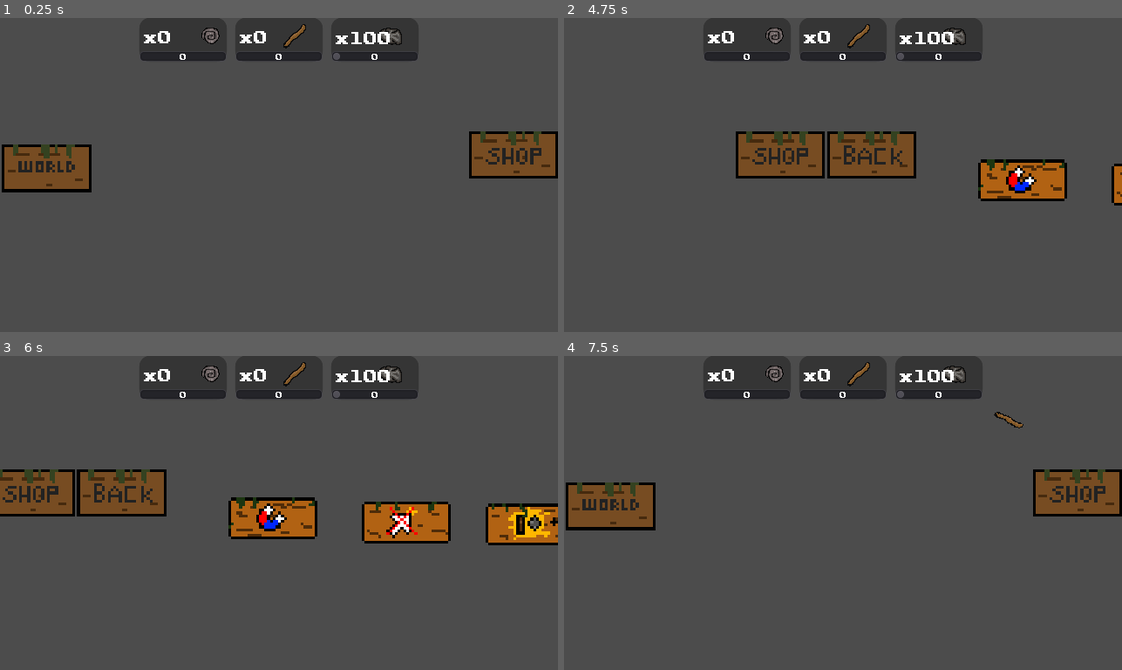
Above: before the commit, frames 1-4 (two rows, left to right).
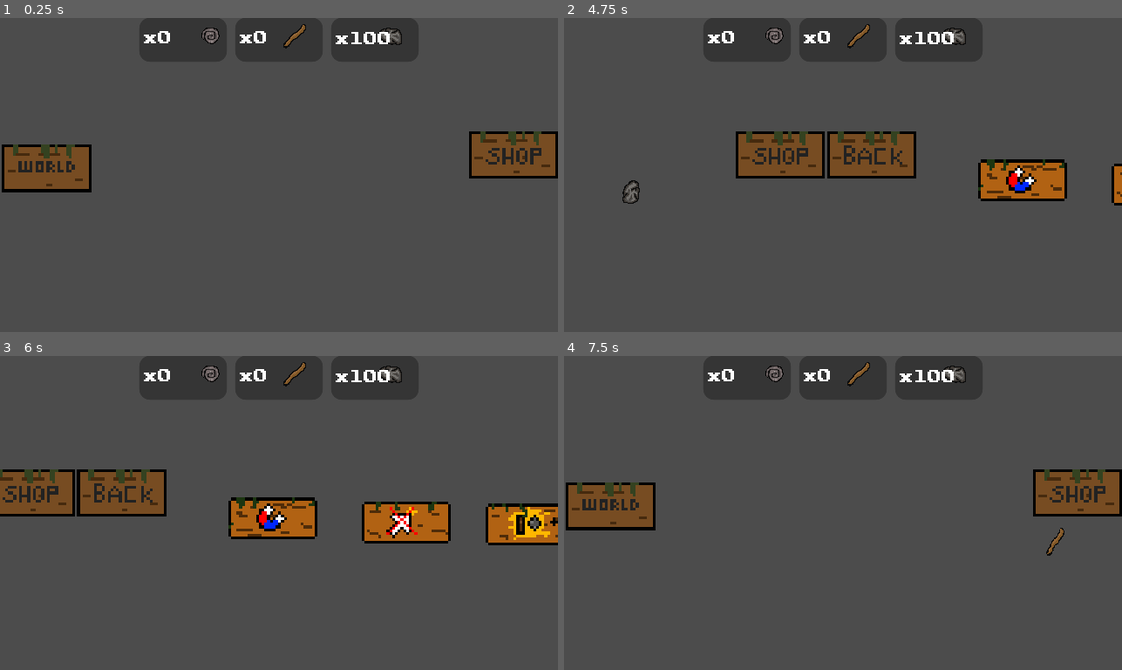
Above: after the commit, the same moments.

Repository: age-of-asparagus/click-godot3
Game: Godot game, scene res://minigames/sticks_and_Stones.tscn
Same seed, same stepped clock (60 frames per second), same inputs: the game is played once before the commit and once after it. This scene is started directly instead of the project's main scene. The engine's default icon, where the game draws it, is replaced by a stand-in: a white triangle on a blue panel in a dark square.
Inputs (mouse positions are in pixels of both pictures, inside the frame that each line leads up to):
- Up to frame 1 (0.25 s): no input
- Up to frame 2 (4.75 s): click (1077, 156) at 0.5 s; move the mouse to (965, 159) at 1.27 s; hold Right (ui_right) 1.28-2 s; tap F (interact) at 1.35 s; click (893, 184) at 2 s; click (1021, 187) at 2.75 s; click (764, 181) at 3.5 s; click (608, 156) at 4.25 s
- Up to frame 3 (6 s): move the mouse to (167, 528) at 5.02 s; hold Down (ui_down) 5.03-5.78 s; tap F (interact) at 5.1 s; move the mouse to (334, 443) at 5.77 s; hold Right (ui_right) from 5.78 s (still down); tap Space (shoot) at 5.85 s
- Up to frame 4 (7.5 s): tap F (interact) at 6.05, 6.6, 7.35 s; move the mouse to (815, 575) at 6.52 s; release Right (ui_right) at 6.53 s; hold Up (ui_up) 6.53-7.28 s; move the mouse to (1010, 560) at 7.27 s; hold Left (ui_left) from 7.28 s (still down)

The runs differ from the first frame. In frame 1, less than 0.1% of the frame differs, in the area x 25-75%, y 11-14%; in frame 2, 0.2%; in frame 3, less than 0.1%; in frame 4, 0.3%, in the area x 25-90%, y 11-64%.

Commit message:
select amount of materials
made it so only shows up in the upgrade page

Diff:
--- a/minigames/sticks_and_Stones.gd
+++ b/minigames/sticks_and_Stones.gd
@@ -8,9 +8,16 @@
 var rng = RandomNumberGenerator.new()
 
 func _ready():
+	get_node("CanvasLayer/fossil_panel/sell_amount").visible = false
+	get_node("CanvasLayer/fossil_panel/fossil_sell_amount").visible = false
+	get_node("CanvasLayer/stick_panel/sell_amount").visible = false
+	get_node("CanvasLayer/stick_panel/stick_sell_amount").visible = false
+	get_node("CanvasLayer/stone_panel/sell_amount").visible = false
+	get_node("CanvasLayer/stone_panel/stone_sell_amount").visible = false
 	rng.randomize()
 
 func _physics_process(delta):
+
 	get_node("CanvasLayer/stone_panel/sell_amount").max_value = Global.stones
 	get_node("CanvasLayer/stone_panel/stone_sell_amount").text = String(get_node("CanvasLayer/stone_panel/sell_amount").value)
 
@@ -31,7 +38,7 @@
 
 
 func _on_fossil_spawn_timer_timeout():
-	if rng.randi_range(0,100) <= 1:
+	if rng.randf_range(0,100) <= 0.5:
 		var fossil = Fossil.instance()
 		add_child(fossil)
 		fossil.rect_global_position = Vector2(rng.randi_range(100,560), rng.randi_range(50,350))
--- a/minigames/sticks_and_Stones.tscn
+++ b/minigames/sticks_and_Stones.tscn
@@ -31,6 +31,78 @@
 "update": 0,
 "values": [ Vector2( 320, 180 ), Vector2( 960, 180 ) ]
 }
+tracks/1/type = "value"
+tracks/1/path = NodePath("CanvasLayer/stone_panel/sell_amount:visible")
+tracks/1/interp = 1
+tracks/1/loop_wrap = true
+tracks/1/imported = false
+tracks/1/enabled = true
+tracks/1/keys = {
+"times": PoolRealArray( 1 ),
+"transitions": PoolRealArray( 1 ),
+"update": 1,
+"values": [ true ]
+}
+tracks/2/type = "value"
+tracks/2/path = NodePath("CanvasLayer/stone_panel/stone_sell_amount:visible")
+tracks/2/interp = 1
+tracks/2/loop_wrap = true
+tracks/2/imported = false
+tracks/2/enabled = true
+tracks/2/keys = {
+"times": PoolRealArray( 1 ),
+"transitions": PoolRealArray( 1 ),
+"update": 1,
+"values": [ true ]
+}
+tracks/3/type = "value"
+tracks/3/path = NodePath("CanvasLayer/fossil_panel/sell_amount:visible")
+tracks/3/interp = 1
+tracks/3/loop_wrap = true
+tracks/3/imported = false
+tracks/3/enabled = true
+tracks/3/keys = {
+"times": PoolRealArray( 1 ),
+"transitions": PoolRealArray( 1 ),
+"update": 1,
+"values": [ true ]
+}
+tracks/4/type = "value"
+tracks/4/path = NodePath("CanvasLayer/fossil_panel/fossil_sell_amount:visible")
+tracks/4/interp = 1
+tracks/4/loop_wrap = true
+tracks/4/imported = false
+tracks/4/enabled = true
+tracks/4/keys = {
+"times": PoolRealArray( 1 ),
+"transitions": PoolRealArray( 1 ),
+"update": 1,
+"values": [ true ]
+}
+tracks/5/type = "value"
+tracks/5/path = NodePath("CanvasLayer/stick_panel/sell_amount:visible")
+tracks/5/interp = 1
+tracks/5/loop_wrap = true
+tracks/5/imported = false
+tracks/5/enabled = true
+tracks/5/keys = {
+"times": PoolRealArray( 1 ),
+"transitions": PoolRealArray( 1 ),
+"update": 1,
+"values": [ true ]
+}
+tracks/6/type = "value"
+tracks/6/path = NodePath("CanvasLayer/stick_panel/stick_sell_amount:visible")
+tracks/6/interp = 1
+tracks/6/loop_wrap = true
+tracks/6/imported = false
+tracks/6/enabled = true
+tracks/6/keys = {
+"times": PoolRealArray( 1 ),
+"transitions": PoolRealArray( 1 ),
+"update": 1,
+"values": [ true ]
+}
 
 [sub_resource type="Animation" id=8]
 resource_name = "Camera_transition_back"
@@ -46,6 +118,78 @@
 "update": 0,
 "values": [ Vector2( 960, 180 ), Vector2( 320, 180 ) ]
 }
+tracks/1/type = "value"
+tracks/1/path = NodePath("CanvasLayer/stone_panel/stone_sell_amount:visible")
+tracks/1/interp = 1
+tracks/1/loop_wrap = true
+tracks/1/imported = false
+tracks/1/enabled = true
+tracks/1/keys = {
+"times": PoolRealArray( 0 ),
+"transitions": PoolRealArray( 1 ),
+"update": 1,
+"values": [ false ]
+}
+tracks/2/type = "value"
+tracks/2/path = NodePath("CanvasLayer/stone_panel/sell_amount:visible")
+tracks/2/interp = 1
+tracks/2/loop_wrap = true
+tracks/2/imported = false
+tracks/2/enabled = true
+tracks/2/keys = {
+"times": PoolRealArray( 0 ),
+"transitions": PoolRealArray( 1 ),
+"update": 1,
+"values": [ false ]
+}
+tracks/3/type = "value"
+tracks/3/path = NodePath("CanvasLayer/fossil_panel/sell_amount:visible")
+tracks/3/interp = 1
+tracks/3/loop_wrap = true
+tracks/3/imported = false
+tracks/3/enabled = true
+tracks/3/keys = {
+"times": PoolRealArray( 0 ),
+"transitions": PoolRealArray( 1 ),
+"update": 1,
+"values": [ false ]
+}
+tracks/4/type = "value"
+tracks/4/path = NodePath("CanvasLayer/fossil_panel/fossil_sell_amount:visible")
+tracks/4/interp = 1
+tracks/4/loop_wrap = true
+tracks/4/imported = false
+tracks/4/enabled = true
+tracks/4/keys = {
+"times": PoolRealArray( 0 ),
+"transitions": PoolRealArray( 1 ),
+"update": 1,
+"values": [ false ]
+}
+tracks/5/type = "value"
+tracks/5/path = NodePath("CanvasLayer/stick_panel/sell_amount:visible")
+tracks/5/interp = 1
+tracks/5/loop_wrap = true
+tracks/5/imported = false
+tracks/5/enabled = true
+tracks/5/keys = {
+"times": PoolRealArray( 0 ),
+"transitions": PoolRealArray( 1 ),
+"update": 1,
+"values": [ false ]
+}
+tracks/6/type = "value"
+tracks/6/path = NodePath("CanvasLayer/stick_panel/stick_sell_amount:visible")
+tracks/6/interp = 1
+tracks/6/loop_wrap = true
+tracks/6/imported = false
+tracks/6/enabled = true
+tracks/6/keys = {
+"times": PoolRealArray( 0 ),
+"transitions": PoolRealArray( 1 ),
+"update": 1,
+"values": [ false ]
+}
 
 [sub_resource type="Animation" id=9]
 length = 0.001
@@ -60,6 +204,78 @@
 "transitions": PoolRealArray( 1 ),
 "update": 0,
 "values": [ Vector2( 320, 180 ) ]
+}
+tracks/1/type = "value"
+tracks/1/path = NodePath("CanvasLayer/stone_panel/sell_amount:visible")
+tracks/1/interp = 1
+tracks/1/loop_wrap = true
+tracks/1/imported = false
+tracks/1/enabled = true
+tracks/1/keys = {
+"times": PoolRealArray( 0 ),
+"transitions": PoolRealArray( 1 ),
+"update": 0,
+"values": [ true ]
+}
+tracks/2/type = "value"
+tracks/2/path = NodePath("CanvasLayer/stone_panel/stone_sell_amount:visible")
+tracks/2/interp = 1
+tracks/2/loop_wrap = true
+tracks/2/imported = false
+tracks/2/enabled = true
+tracks/2/keys = {
+"times": PoolRealArray( 0 ),
+"transitions": PoolRealArray( 1 ),
+"update": 0,
+"values": [ true ]
+}
+tracks/3/type = "value"
+tracks/3/path = NodePath("CanvasLayer/fossil_panel/sell_amount:visible")
+tracks/3/interp = 1
+tracks/3/loop_wrap = true
+tracks/3/imported = false
+tracks/3/enabled = true
+tracks/3/keys = {
+"times": PoolRealArray( 0 ),
+"transitions": PoolRealArray( 1 ),
+"update": 0,
+"values": [ false ]
+}
+tracks/4/type = "value"
+tracks/4/path = NodePath("CanvasLayer/fossil_panel/fossil_sell_amount:visible")
+tracks/4/interp = 1
+tracks/4/loop_wrap = true
+tracks/4/imported = false
+tracks/4/enabled = true
+tracks/4/keys = {
+"times": PoolRealArray( 0 ),
+"transitions": PoolRealArray( 1 ),
+"update": 0,
+"values": [ false ]
+}
+tracks/5/type = "value"
+tracks/5/path = NodePath("CanvasLayer/stick_panel/sell_amount:visible")
+tracks/5/interp = 1
+tracks/5/loop_wrap = true
+tracks/5/imported = false
+tracks/5/enabled = true
+tracks/5/keys = {
+"times": PoolRealArray( 0 ),
+"transitions": PoolRealArray( 1 ),
+"update": 0,
+"values": [ false ]
+}
+tracks/6/type = "value"
+tracks/6/path = NodePath("CanvasLayer/stick_panel/stick_sell_amount:visible")
+tracks/6/interp = 1
+tracks/6/loop_wrap = true
+tracks/6/imported = false
+tracks/6/enabled = true
+tracks/6/keys = {
+"times": PoolRealArray( 0 ),
+"transitions": PoolRealArray( 1 ),
+"update": 0,
+"values": [ true ]
 }
 
 [sub_resource type="StyleBoxFlat" id=3]
@@ -286,6 +502,7 @@
 position = Vector2( 82, 21 )
 
 [node name="sell_amount" type="HScrollBar" parent="CanvasLayer/fossil_panel"]
+visible = false
 anchor_left = 0.5
 anchor_top = 1.0
 anchor_right = 0.5
@@ -297,6 +514,7 @@
 custom_step = 1.0
 
 [node name="fossil_sell_amount" type="Label" parent="CanvasLayer/fossil_panel"]
+visible = false
 anchor_left = 0.5
 anchor_top = 1.0
 anchor_right = 0.5
@@ -340,6 +558,7 @@
 position = Vector2( 68, 21 )
 
 [node name="sell_amount" type="HScrollBar" parent="CanvasLayer/stick_panel"]
+visible = false
 anchor_left = 0.5
 anchor_top = 1.0
 anchor_right = 0.5
Binary file added: Assets/stick_stone_token.png
Not shown, added: Assets/stick_stone_token.png.import
